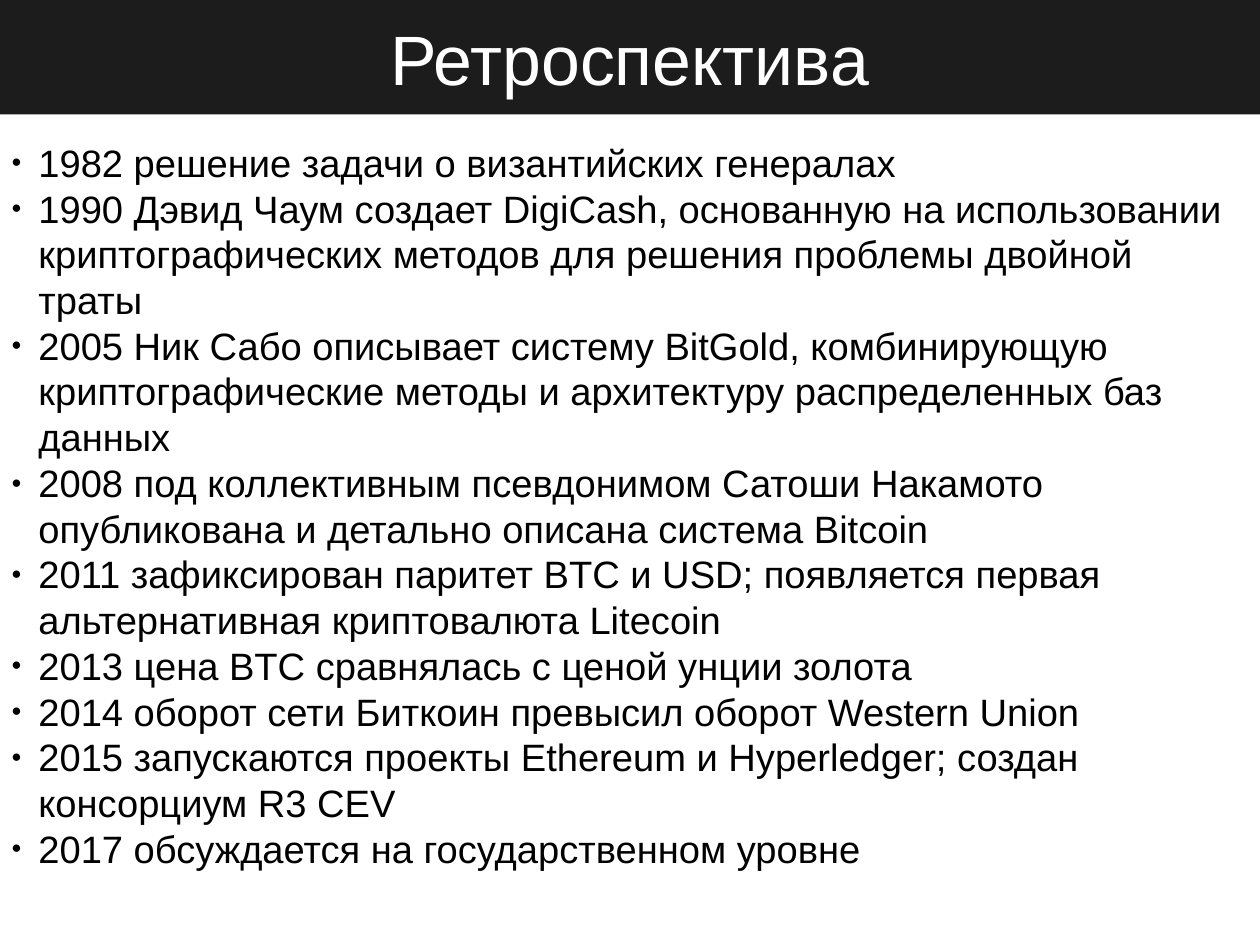
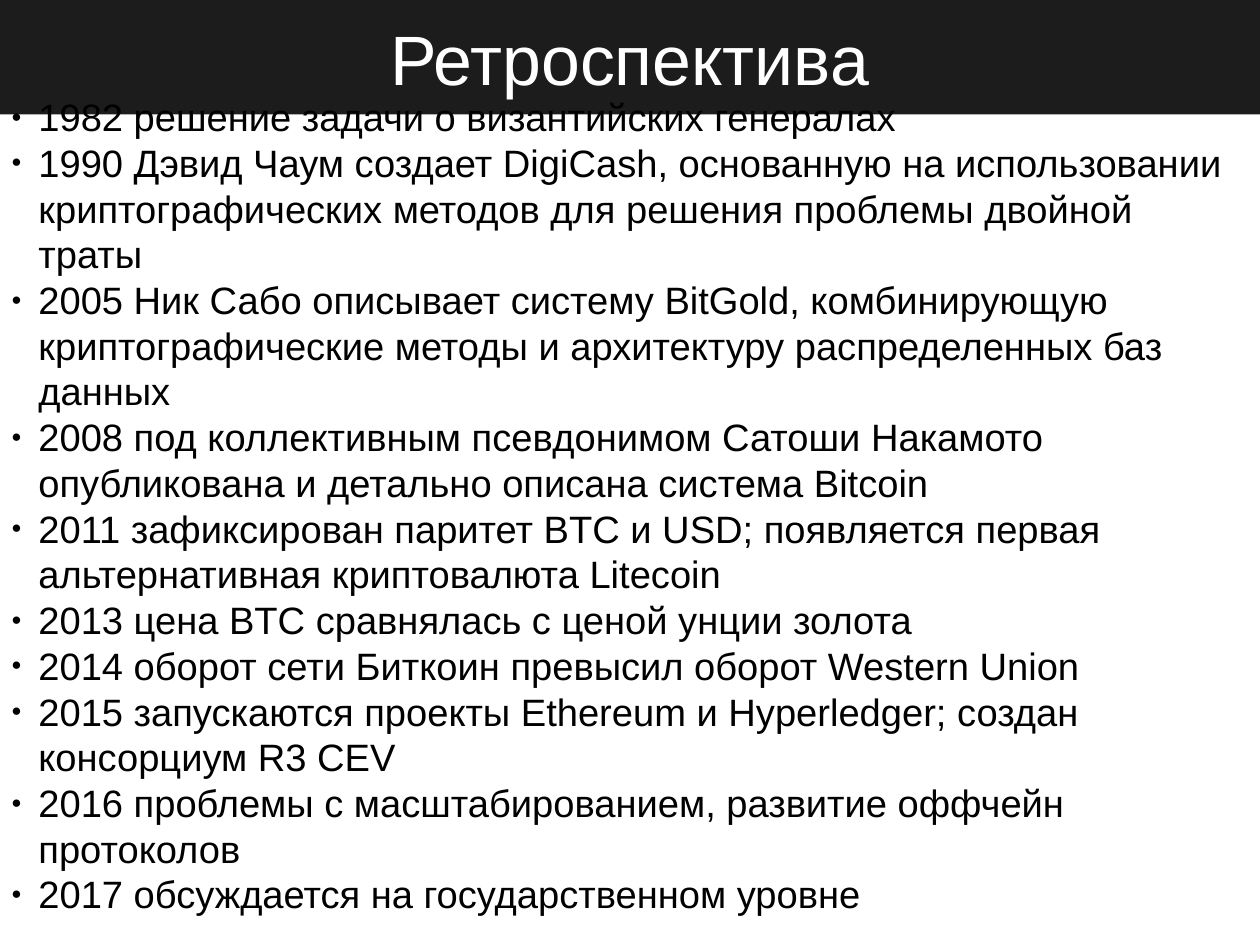
Before and after one commit to StateProof/blockchainClass, a slide deck: slide 2 of executive/1.Intro.odp (slide 4 before the commit). Drawn at 1260x945 pixels with LibreOffice and Linux fonts; fonts in the diff are those of the drawing. Boxes give left, top, right and bottom in pixels: in the first picture for what was removed or moved away, otherwise in the second. Text is boxed around its words. In the diff, an @@ line names an element or a change of style, - is before the commit and + after.

```diff
--- a/executive/1.Intro.odp
+++ b/executive/1.Intro.odp
@@ subtitle at <box>38,788,1064,871</box>: paragraph added @@
+● 2016 проблемы с масштабированием, развитие оффчейн протоколов
```
Also in this commit, not shown: 2 other slides changed, 19 slides added, 2 slides removed, 4 other files.
